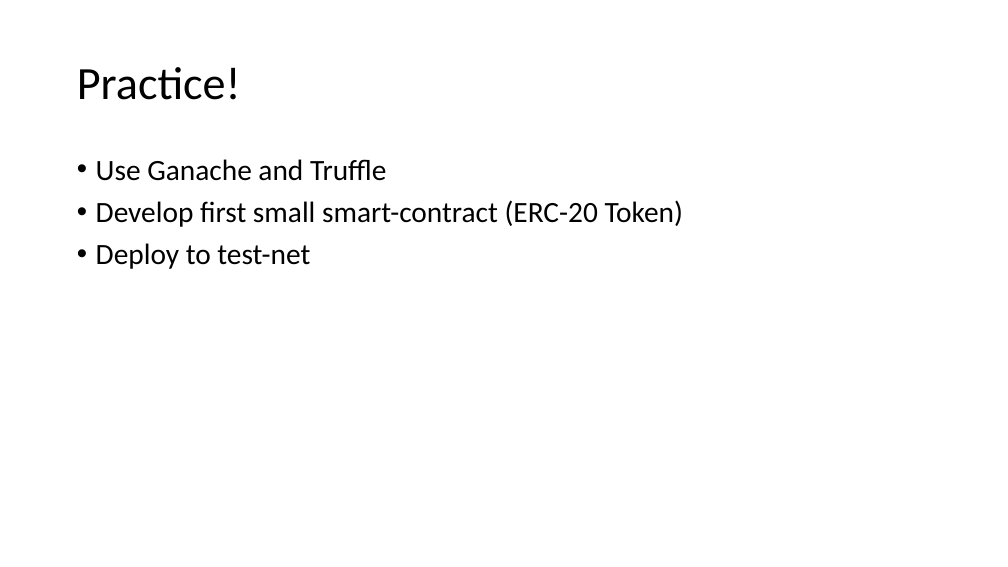
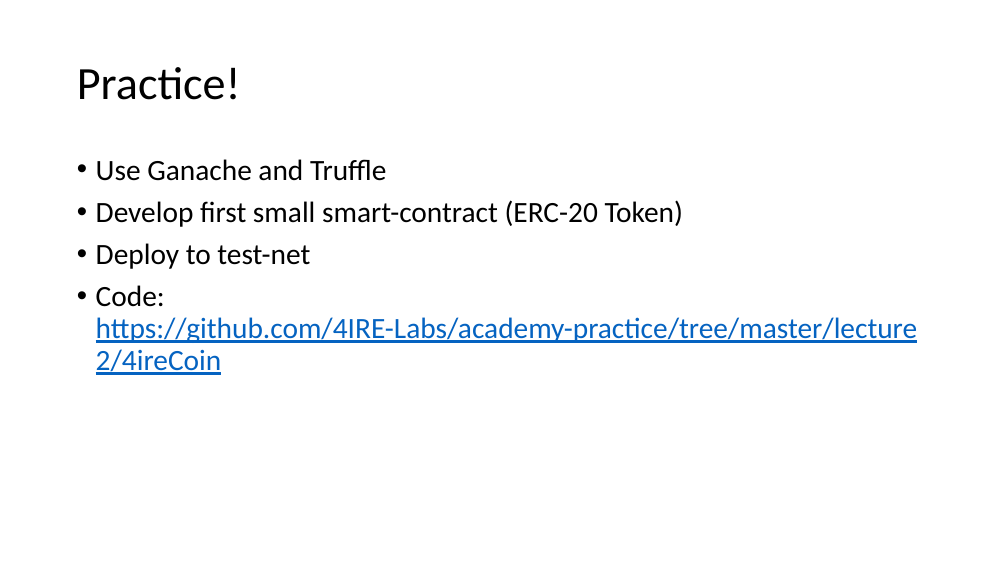
Before and after one commit to 4IRE-Labs/academy-practice, a slide deck: slide 16 of ppts/Lecture 2.pptx. Drawn at 1008x567 pixels with LibreOffice and Linux fonts; fonts in the diff are those of the drawing. Boxes give left, top, right and bottom in pixels: in the first picture for what was removed or moved away, otherwise in the second. Text is boxed around its words. In the diff, an @@ line names an element or a change of style, - is before the commit and + after.

Commit message:
updated lecture2 ppt

```diff
--- a/ppts/Lecture 2.pptx
+++ b/ppts/Lecture 2.pptx
@@ text at <box>96,285,917,375</box>: paragraph added @@
+• Code: https://github.com/4IRE-Labs/academy-practice/tree/master/lecture2/4ireCoin
```
Also in this commit, not shown: 1 other slide changed.
